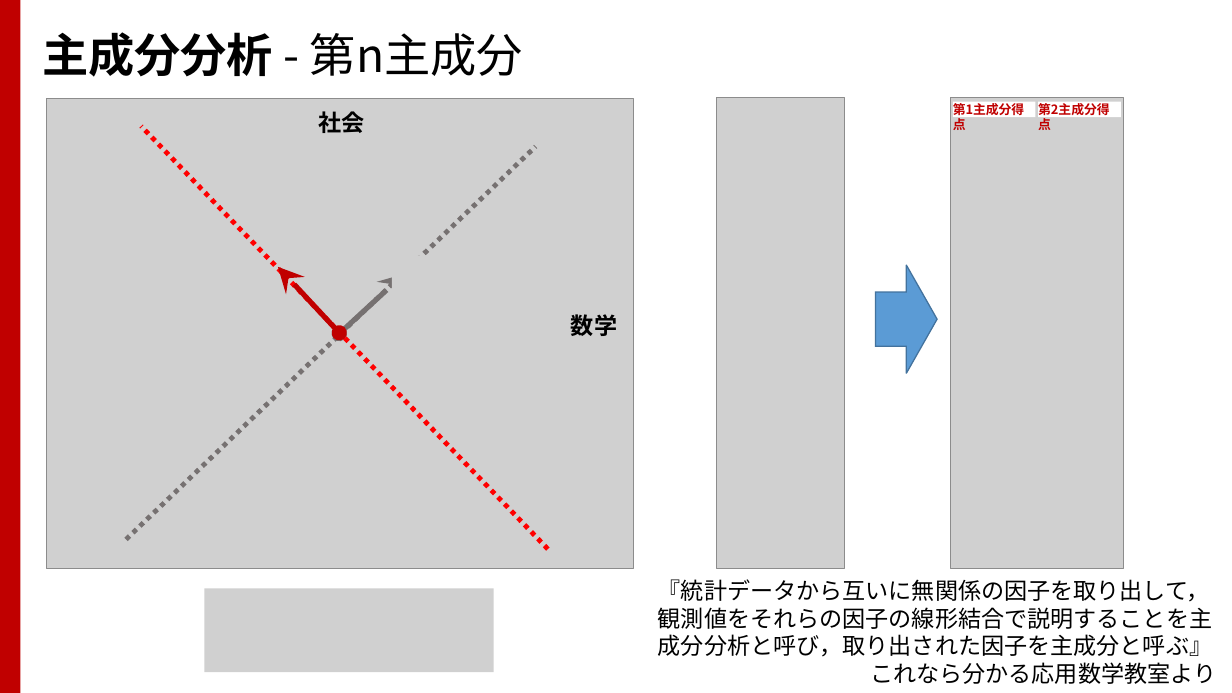
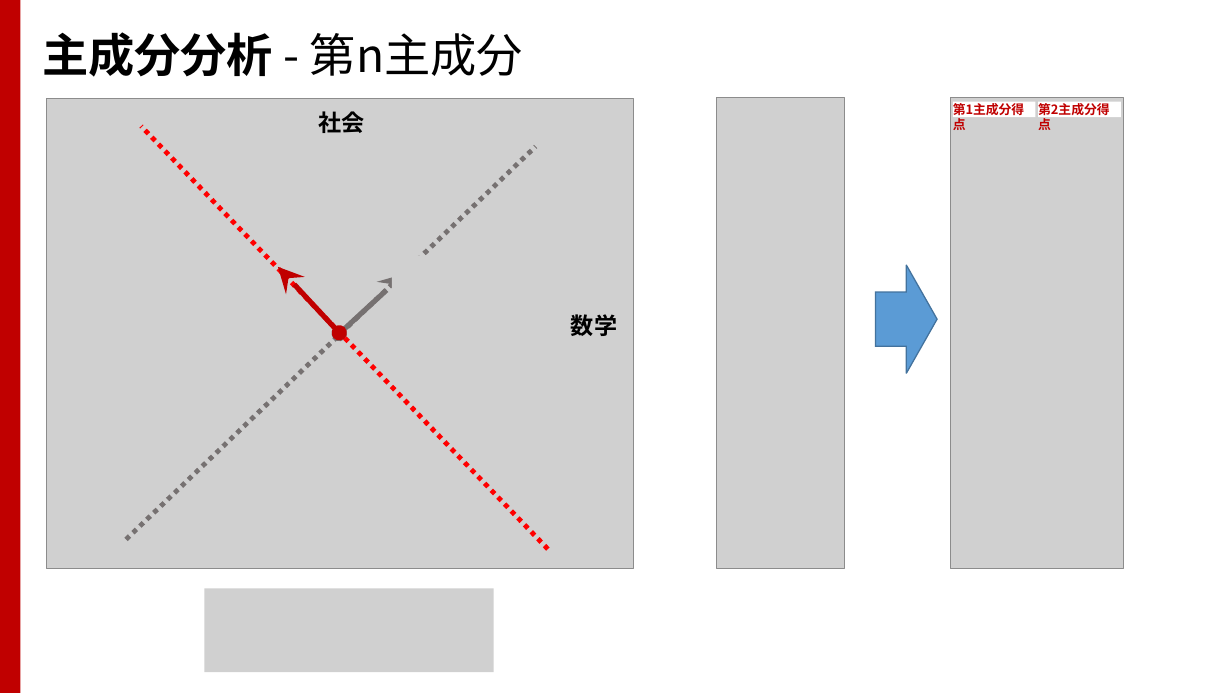
Before and after one commit to TakashiIjiri/TakashiIjiri.github.io, a slide deck: slide 13 of classes/dm2020_2/dm6.pptx (slide 11 before the commit). Drawn at 1232x693 pixels with LibreOffice and Linux fonts; fonts in the diff are those of the drawing; grey boxes stand for pictures. Boxes give left, top, right and bottom in pixels: in the first picture for what was removed or moved away, otherwise in the second. Text is boxed around its words. In the diff, an @@ line names an element or a change of style, - is before the commit and + after.

```diff
--- a/classes/dm2020_2/dm6.pptx
+++ b/classes/dm2020_2/dm6.pptx
@@ text removed at <box>658,579,1216,684</box> @@
-『統計データから互いに無関係の因子を取り出して，観測値をそれらの因子の線形結合で説明することを主成分分析と呼び，取り出された因子を主成分と呼ぶ』
-これなら分かる応用数学教室より
```
Also in this commit, not shown: 10 other slides changed, 2 slides added, 1 slide removed, 3 other files.
